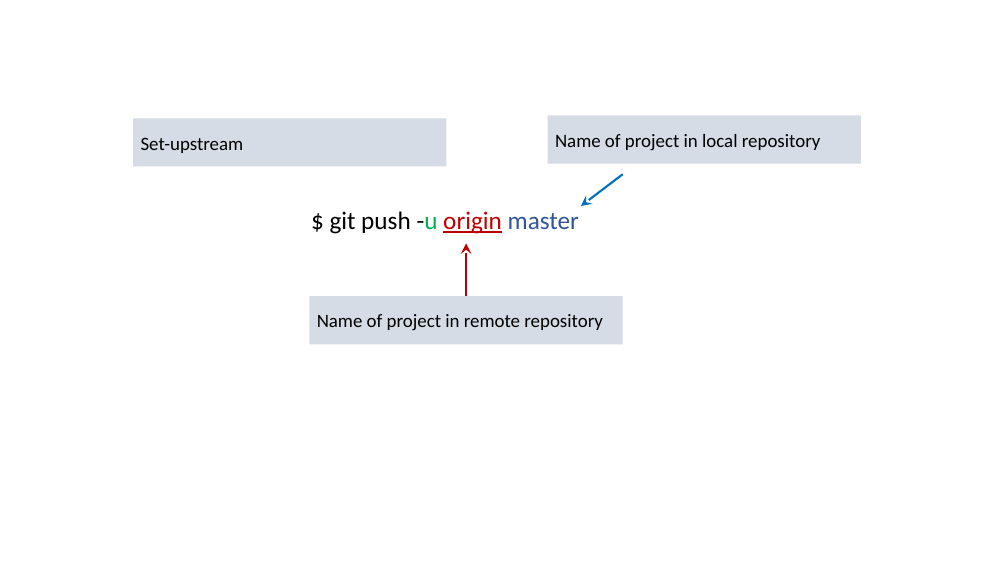
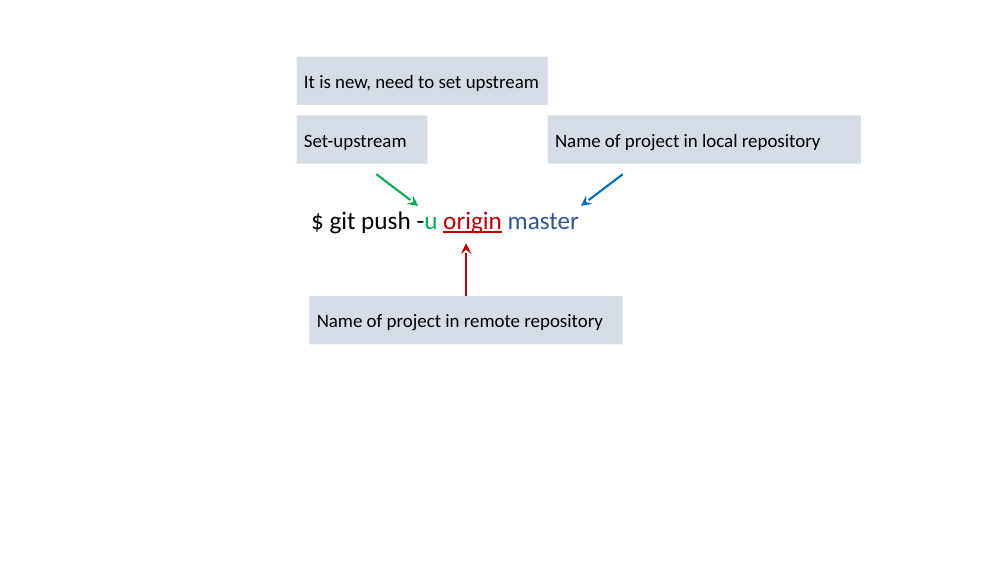
Before and after one commit to xlyuan2018/git_github_tutorial, a slide deck: slide 23 of Git_GitHub.pptx (slide 25 before the commit). Drawn at 1008x567 pixels with LibreOffice and Linux fonts; fonts in the diff are those of the drawing. Boxes give left, top, right and bottom in pixels: in the first picture for what was removed or moved away, otherwise in the second. Text is boxed around its words. In the diff, an @@ line names an element or a change of style, - is before the commit and + after.

```diff
--- a/Git_GitHub.pptx
+++ b/Git_GitHub.pptx
@@ rectangle added at [296,57,547,105], fill #D6DCE5, 18 pt, text #000000 @@
+It is new, need to set upstream
@@ rectangle "Set-upstream": place and size @@
-rectangle "Set-upstream" at [133,119,447,167]
+rectangle "Set-upstream" at [296,116,427,164]
@@ arrow added from (377, 174) to (418, 206), #00B050 2 pt @@
```
Also in this commit, not shown: 3 other slides changed, 2 slides removed, 3 other files.
